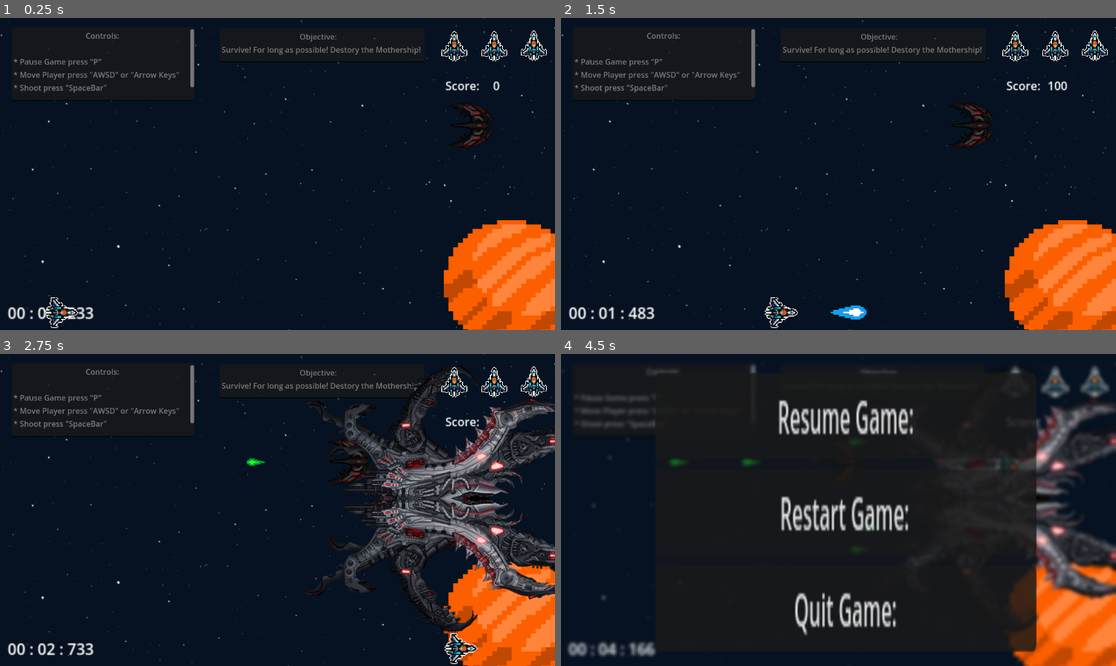
Above: before the commit, frames 1-4 (two rows, left to right).
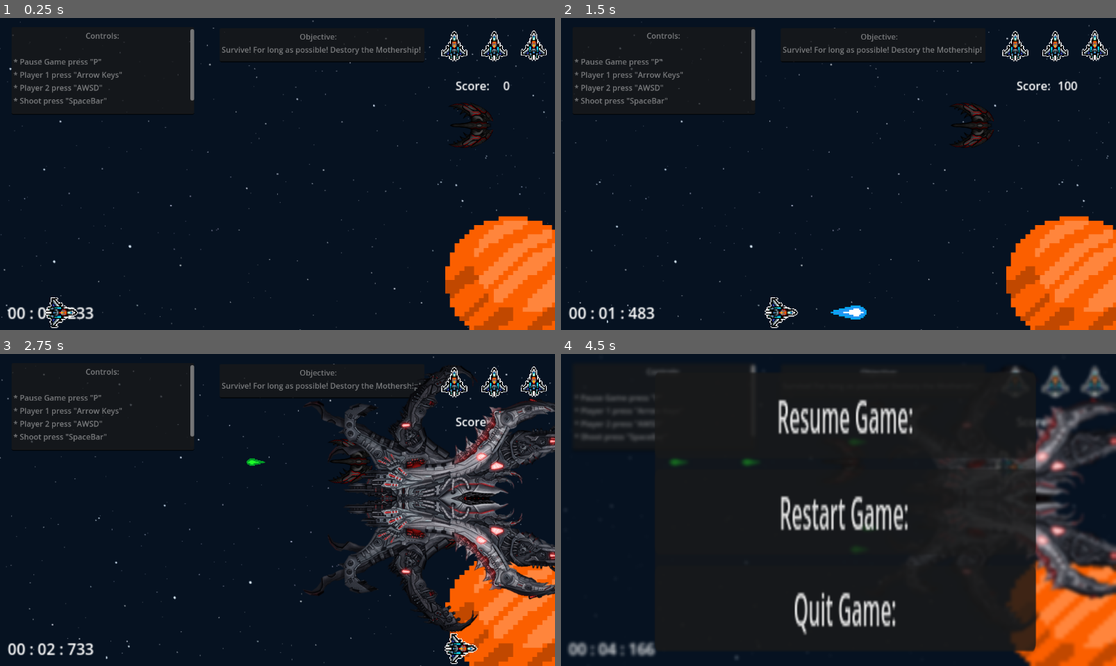
Above: after the commit, the same moments.

Repository: Yereeme/Space-Defenders-New
Game: Godot game, scene res://Game.tscn
The game is run twice, just before and just after one commit, with the same random seed, the same clock (stepped at 60 frames per second) and the same inputs. This scene is started directly instead of the project's main scene.
Inputs:
- Up to frame 1 (0.25 s): no input
- Up to frame 2 (1.5 s): tap Enter at 0.5 s; hold D (Right) 0.53-1.28 s; hold Space (Shoot) 0.53-1.28 s; hold S (Down) from 1.28 s (still down); tap Space (Shoot) at 1.35 s
- Up to frame 3 (2.75 s): release S (Down) at 2.03 s; hold D (Right) from 2.03 s (still down); hold Space (Shoot) from 2.03 s (still down)
- Up to frame 4 (4.5 s): release D (Right) at 2.78 s; release Space (Shoot) at 2.78 s; hold W (Up) 2.78-3.53 s; tap Space (Shoot) at 2.85, 4.35 s; hold Space (Shoot) 3.53-4.28 s; hold A (Left) from 3.53 s (still down); tap P (Pause Game) at 4.15 s

The runs differ from the first frame. In frame 1, 2.9% of the frame differs, in the area x 0-100%, y 0-100%; in frame 2, 3.0%; in frame 3, 2.2%; in frame 4, 3.7%, in the area x 0-100%, y 14-100%.
Error before the commit: Parse Error: Identifier "shield_powerup_scene" not declared in the current scope. (res://Items/powerup.gd:15)

Commit message:
Update 12/14/2024
Added Win screen, change sounds, added background movement! but still working getting it work correctly to be played from left side not right!

Diff:
--- a/Enemies/Scripts/mothership.gd
+++ b/Enemies/Scripts/mothership.gd
@@ -56,7 +56,7 @@
 	# Remove the mothership when defeated
 	print("Boss defeated!")
 	if current_health <= 0:
-		get_tree().change_scene_to_file("res://Game Over.tscn")
+		get_tree().change_scene_to_file("res://Win.tscn")
 		queue_free()
 
 func start_shooting() -> void:
--- a/Enemies/mothership.tscn
+++ b/Enemies/mothership.tscn
@@ -12,6 +12,7 @@
 [ext_resource type="Texture2D" uid="uid://dtymiftcb8eh6" path="res://Effects/Pixel explosion/pixelExplosion06.png" id="10_jn5mc"]
 [ext_resource type="Texture2D" uid="uid://c0l3hkcth2mpv" path="res://Effects/Pixel explosion/pixelExplosion07.png" id="11_a2acw"]
 [ext_resource type="Texture2D" uid="uid://km31j53j8qwe" path="res://Effects/Pixel explosion/pixelExplosion08.png" id="12_xotfo"]
+[ext_resource type="AudioStream" uid="uid://x8cvwhtp74r3" path="res://Sounds/Boss Intro.wav" id="13_wp12h"]
 
 [sub_resource type="RectangleShape2D" id="RectangleShape2D_fyt60"]
 size = Vector2(562, 642)
@@ -92,3 +93,8 @@
 animation = &"defeated"
 frame = 9
 frame_progress = 1.0
+
+[node name="AudioStreamPlayer2D" type="AudioStreamPlayer2D" parent="."]
+stream = ExtResource("13_wp12h")
+volume_db = 6.0
+autoplay = true
--- a/Game Over.gd
+++ b/Game Over.gd
@@ -1,7 +1,14 @@
 extends Control
-# Youtube tutorials URL:
+# Youtube tutorials URL: https://www.youtube.com/watch?v=AnlqaEh0jac&list=PLbSahu9sYUErP351x_acLNfnAkRrhZ19D&index=6
+# Creating Game Over Scene!
+# Youtube tutorials URL: https://www.youtube.com/watch?v=A5LZaTuIK7s&list=PLbSahu9sYUErP351x_acLNfnAkRrhZ19D&index=5
+# Creating Final Score and Timer system!
 
+var score: Label
 
+func _ready():
+	score = $HighScore
+	score.text = "High Score: " + str(Global.score)
 
 func _on_reset_pressed() -> void:
 	get_tree().change_scene_to_file("res://Game.tscn")
--- a/Game Over.tscn
+++ b/Game Over.tscn
@@ -1,9 +1,12 @@
-[gd_scene load_steps=5 format=3 uid="uid://jqulcx85qn4y"]
+[gd_scene load_steps=8 format=3 uid="uid://jqulcx85qn4y"]
 
 [ext_resource type="Script" path="res://Game Over.gd" id="1_k1dmf"]
 [ext_resource type="AudioStream" uid="uid://yun3dw4dju1y" path="res://Sounds/8-bit Game Over.wav" id="2_cv3ky"]
 [ext_resource type="Texture2D" uid="uid://bnx5v0l5w3kq5" path="res://Background/Space Background.png" id="2_ilwux"]
 [ext_resource type="Texture2D" uid="uid://cou577hsu7v75" path="res://Background/xetuna-planet.png" id="3_bljam"]
+[ext_resource type="Texture2D" uid="uid://dqvd8ut6f1c6h" path="res://Graphics/Boss.png" id="4_iabwe"]
+[ext_resource type="Texture2D" uid="uid://d0k5sy3sb8n" path="res://Effects/Pixel explosion/pixelExplosion02.png" id="5_7fph2"]
+[ext_resource type="Texture2D" uid="uid://uipk1g80jm13" path="res://Graphics/Enemies.png" id="6_1ob55"]
 
 [node name="Game Over" type="Control"]
 layout_mode = 3
@@ -17,7 +20,7 @@
 script = ExtResource("1_k1dmf")
 
 [node name="Background" type="Sprite2D" parent="."]
-position = Vector2(580, 346)
+position = Vector2(599, 339)
 scale = Vector2(1.325, 1.39259)
 texture = ExtResource("2_ilwux")
 
@@ -25,6 +28,53 @@
 position = Vector2(361.509, 150.798)
 scale = Vector2(0.416569, 0.371316)
 texture = ExtResource("3_bljam")
+
+[node name="Boss" type="Sprite2D" parent="Background"]
+position = Vector2(335.849, -69.6544)
+rotation = 1.57252
+scale = Vector2(0.718087, 0.754717)
+skew = -0.000163078
+texture = ExtResource("4_iabwe")
+
+[node name="PixelExplosion02" type="Sprite2D" parent="Background"]
+position = Vector2(-225.66, 32.3139)
+scale = Vector2(1.53302, 1.37699)
+texture = ExtResource("5_7fph2")
+
+[node name="Enemies2" type="Sprite2D" parent="Background"]
+position = Vector2(166.792, 163.006)
+rotation = 1.58676
+scale = Vector2(0.353875, 0.470827)
+skew = -0.00151205
+texture = ExtResource("6_1ob55")
+
+[node name="Enemies3" type="Sprite2D" parent="Background"]
+position = Vector2(-347.924, -13.6436)
+rotation = 1.58803
+scale = Vector2(0.343843, 0.432135)
+skew = 0.00640464
+texture = ExtResource("6_1ob55")
+
+[node name="Enemies5" type="Sprite2D" parent="Background"]
+position = Vector2(-357.736, 157.261)
+rotation = -4.67507
+scale = Vector2(0.307148, 0.378961)
+skew = -0.0150489
+texture = ExtResource("6_1ob55")
+
+[node name="Enemies4" type="Sprite2D" parent="Background"]
+position = Vector2(-276.981, -158.697)
+rotation = 1.58582
+scale = Vector2(0.291864, 0.399569)
+skew = -0.00824881
+texture = ExtResource("6_1ob55")
+
+[node name="Enemies" type="Sprite2D" parent="Background"]
+position = Vector2(-30.1888, -191.011)
+rotation = 1.55017
+scale = Vector2(0.327003, 0.455333)
+skew = 0.014403
+texture = ExtResource("6_1ob55")
 
 [node name="PanelContainer" type="PanelContainer" parent="."]
 self_modulate = Color(1, 1, 1, 0.529412)
@@ -68,7 +118,7 @@
 text = "Best Time: 00:00:000"
 vertical_alignment = 1
 
-[node name="High Score" type="Label" parent="."]
+[node name="HighScore" type="Label" parent="."]
 layout_mode = 0
 offset_left = 427.0
 offset_top = 462.0
--- a/Game.gd
+++ b/Game.gd
@@ -3,10 +3,18 @@
 
 @export var stopwatch_label : Label
 
+@onready var pb = $ParallaxBackground
+
 var stopwatch : Stopwatch
+var scroll_speed = 100
 
 func _process(delta):
 	update_stopwatch_label()
+
+	pb.scroll_offset.x += delta*scroll_speed
+	if pb.scroll_offset.x >= 960:
+		pb.scroll_offset.x = 0
+	print(pb.scroll_offset.x)
 
 func _ready():
 	stopwatch = get_tree().get_first_node_in_group("Stopwatch")
--- a/Game.tscn
+++ b/Game.tscn
@@ -7,7 +7,6 @@
 [ext_resource type="Script" path="res://UI/Score Label.gd" id="5_toc4t"]
 [ext_resource type="AudioStream" uid="uid://cnys56o6rnjd" path="res://Sounds/Game Music.wav" id="5_v3vho"]
 [ext_resource type="Texture2D" uid="uid://drw1eetuknjl0" path="res://Graphics/Players.png" id="6_is43n"]
-[ext_resource type="PackedScene" uid="uid://4gnws64nfh6m" path="res://Items/spawner_1.tscn" id="8_gopnc"]
 [ext_resource type="PackedScene" uid="uid://b4bmc0rhj75rn" path="res://Pause Menu/Pause Menu.tscn" id="10_v7yhh"]
 [ext_resource type="Script" path="res://UI/wave_manager.gd" id="11_barex"]
 [ext_resource type="PackedScene" uid="uid://chvjla11ng42j" path="res://Enemies/enemy.tscn" id="12_cer12"]
@@ -26,14 +25,21 @@
 script = ExtResource("1_hnkhj")
 stopwatch_label = NodePath("Stopwatch Label")
 
-[node name="Background" type="Sprite2D" parent="."]
+[node name="ParallaxBackground" type="ParallaxBackground" parent="."]
+
+[node name="ParallaxLayer" type="ParallaxLayer" parent="ParallaxBackground"]
+motion_offset = Vector2(-1, 0)
+motion_mirroring = Vector2(960, 0)
+
+[node name="Background" type="Sprite2D" parent="ParallaxBackground/ParallaxLayer"]
+texture_repeat = 2
 position = Vector2(582, 338)
 scale = Vector2(1.325, 1.39259)
 texture = ExtResource("2_mqjvd")
 
-[node name="Planet" type="Sprite2D" parent="Background"]
-position = Vector2(362.264, 153.67)
-scale = Vector2(0.416569, 0.371316)
+[node name="Planet" type="Sprite2D" parent="."]
+position = Vector2(1065, 544)
+scale = Vector2(0.551954, 0.517091)
 texture = ExtResource("3_edr7j")
 
 [node name="Stopwatch" parent="." instance=ExtResource("4_r3yj8")]
@@ -52,9 +58,9 @@
 vertical_alignment = 1
 
 [node name="Score Label" type="Label" parent="."]
-offset_left = 941.0
+offset_left = 962.0
 offset_top = 123.0
-offset_right = 1062.0
+offset_right = 1083.0
 offset_bottom = 151.0
 scale = Vector2(1.5, 1.5)
 text = "000"
@@ -83,11 +89,12 @@
 offset_left = 24.0
 offset_top = 19.0
 offset_right = 403.0
-offset_bottom = 172.0
+offset_bottom = 201.0
 text = "									Controls:
 
 * Pause Game press \"P\"
-* Move Player press \"AWSD\" or \"Arrow Keys\"
+* Player 1 press \"Arrow Keys\"
+* Player 2 press \"AWSD\"
 * Shoot press \"SpaceBar\"
 "
 editable = false
@@ -143,15 +150,11 @@
 rotation = -1.5708
 shape = SubResource("WorldBoundaryShape2D_tbfd0")
 
-[node name="Spawner1" parent="." instance=ExtResource("8_gopnc")]
-
 [node name="CanvasLayer" type="CanvasLayer" parent="."]
 
 [node name="PauseMenu" parent="CanvasLayer" instance=ExtResource("10_v7yhh")]
-offset_left = 1.0
-offset_top = 2.0
-offset_right = 1.0
-offset_bottom = 2.0
+offset_top = 1.0
+offset_bottom = 1.0
 
 [node name="Wave Manager" type="Node2D" parent="."]
 script = ExtResource("11_barex")
--- a/Items/powerup.gd
+++ /dev/null
@@ -1,25 +0,0 @@
-class_name Powerup
-extends Area2D
-#Thanks to CodeNMore
-@export var powerupMoveSpeed: float = 10
-@onready var spawn_points = []
-
-func _physics_process(delta: float) -> void:
-	position.y += powerupMoveSpeed * delta
-
-func create_collectable():
-	if spawn_points.size() == 0:
-		return
-
-	var spawn_point = spawn_points[randi() % spawn_points.size()]
-	var new_collectible = shield_powerup_scene.instantiate()
-	add_child(new_collectible)
-	new_collectible.position = spawn_point.position
-
-func _on_area_entered(area: Area2D) -> void:
-	if area.is_in_group("players"):
-		area.applyShield(area)
-		queue_free()
-
-func _on_visible_on_screen_notifier_2d_screen_exited() -> void:
-	queue_free()
--- a/Items/powerup.tscn
+++ /dev/null
@@ -1,23 +0,0 @@
-[gd_scene load_steps=5 format=3 uid="uid://cvgmjl7sqjiv8"]
-
-[ext_resource type="Script" path="res://Items/powerup.gd" id="1_pn03n"]
-[ext_resource type="Texture2D" uid="uid://c8y2han13fhjb" path="res://Graphics/Invisibility.png" id="1_qebrx"]
-[ext_resource type="AudioStream" uid="uid://dx4d13y4e04rq" path="res://Sounds/Invisbility.mp3" id="3_uiuyj"]
-
-[sub_resource type="RectangleShape2D" id="RectangleShape2D_du4cw"]
-size = Vector2(62, 110)
-
-[node name="Powerup" type="Area2D"]
-script = ExtResource("1_pn03n")
-powerupMoveSpeed = null
-
-[node name="Sprite2D" type="Sprite2D" parent="."]
-scale = Vector2(0.175833, 0.170833)
-texture = ExtResource("1_qebrx")
-
-[node name="CollisionShape2D" type="CollisionShape2D" parent="."]
-position = Vector2(-3, -3)
-shape = SubResource("RectangleShape2D_du4cw")
-
-[node name="AudioStreamPlayer2D" type="AudioStreamPlayer2D" parent="."]
-stream = ExtResource("3_uiuyj")
--- a/Items/shield_powerup.gd
+++ /dev/null
@@ -1,10 +0,0 @@
-extends Powerup
-#Thanks to CodeNMore
-@export var shieldTime: float = 6
-
-
-func _on_body_entered(body: Node2D) -> void:
-	print("Bullet collided with:", body)  # Debug to verify collision
-	if body.is_in_group("players"):  # Check if it hit the player
-		body.applyShield()  # Call the player's take_damage function
-		queue_free()
--- a/Items/shield_powerup.tscn
+++ /dev/null
@@ -1,10 +0,0 @@
-[gd_scene load_steps=3 format=3 uid="uid://dm8ua4ntfxbyh"]
-
-[ext_resource type="PackedScene" uid="uid://cvgmjl7sqjiv8" path="res://Items/powerup.tscn" id="1_eqs5k"]
-[ext_resource type="Script" path="res://Items/shield_powerup.gd" id="2_o3lhv"]
-
-[node name="ShieldPowerup" instance=ExtResource("1_eqs5k")]
-script = ExtResource("2_o3lhv")
-shieldTime = null
-
-[connection signal="body_entered" from="." to="." method="_on_body_entered"]
--- /dev/null
+++ b/Win.gd
@@ -0,0 +1,20 @@
+extends Control
+
+var score: Label
+
+func _ready():
+	score = $HighScore
+	score.text = "High Score: " + str(Global.score)
+
+func resume():
+	get_tree().paused = false
+
+func _on_resume_pressed() -> void:
+	resume()
+
+func _on_restart_pressed() -> void:
+	get_tree().change_scene_to_file("res://Game.tscn")
+# Run back to main game scene! "Restart"
+
+func _on_quit_pressed() -> void:
+	get_tree().quit()
--- /dev/null
+++ b/Win.tscn
@@ -0,0 +1,78 @@
+[gd_scene load_steps=3 format=3 uid="uid://dxpp6a3ro7tdl"]
+
+[ext_resource type="Script" path="res://Win.gd" id="1_rlyis"]
+[ext_resource type="AudioStream" uid="uid://njygkscvb35p" path="res://Sounds/Win.wav" id="2_0a203"]
+
+[node name="Win" type="Control"]
+layout_mode = 3
+anchors_preset = 15
+anchor_right = 1.0
+anchor_bottom = 1.0
+offset_left = -1.0
+offset_top = 3.0
+offset_right = -1.0
+offset_bottom = 3.0
+grow_horizontal = 2
+grow_vertical = 2
+script = ExtResource("1_rlyis")
+
+[node name="PanelContainer" type="PanelContainer" parent="."]
+self_modulate = Color(1, 1, 1, 0.470588)
+layout_mode = 0
+offset_left = 315.0
+offset_top = 204.0
+offset_right = 867.0
+offset_bottom = 341.0
+
+[node name="VBoxContainer" type="VBoxContainer" parent="PanelContainer"]
+layout_mode = 2
+
+[node name="Label" type="Label" parent="PanelContainer/VBoxContainer"]
+layout_mode = 2
+text = "Game Over! You Win! You have protected the galaxy! :)"
+horizontal_alignment = 1
+vertical_alignment = 1
+
+[node name="Resume" type="Button" parent="PanelContainer/VBoxContainer"]
+layout_mode = 2
+text = "Resume Game!"
+
+[node name="Restart" type="Button" parent="PanelContainer/VBoxContainer"]
+layout_mode = 2
+text = "Restart Game!"
+
+[node name="Quit" type="Button" parent="PanelContainer/VBoxContainer"]
+layout_mode = 2
+text = "Quit Game!"
+
+[node name="Stopwatch" type="Label" parent="." groups=["Game"]]
+layout_mode = 1
+anchors_preset = 2
+anchor_top = 1.0
+anchor_bottom = 1.0
+offset_left = 432.0
+offset_top = -213.0
+offset_right = 590.0
+offset_bottom = -188.0
+grow_vertical = 0
+scale = Vector2(2, 2)
+text = "Best Time: 00:00:000"
+vertical_alignment = 1
+
+[node name="HighScore" type="Label" parent="."]
+layout_mode = 0
+offset_left = 401.0
+offset_top = 368.0
+offset_right = 581.0
+offset_bottom = 391.0
+scale = Vector2(2, 2)
+text = "High Score:"
+
+[node name="AudioStreamPlayer2D" type="AudioStreamPlayer2D" parent="."]
+stream = ExtResource("2_0a203")
+volume_db = 3.0
+autoplay = true
+
+[connection signal="pressed" from="PanelContainer/VBoxContainer/Resume" to="." method="_on_resume_pressed"]
+[connection signal="pressed" from="PanelContainer/VBoxContainer/Restart" to="." method="_on_restart_pressed"]
+[connection signal="pressed" from="PanelContainer/VBoxContainer/Quit" to="." method="_on_quit_pressed"]
Not shown: 1 places in Enemies/mothership.tscn that only renumber resources
Not shown: 1 places in Game.tscn that only renumber resources
Not shown, removed: Sounds/Invisbility.mp3.import
Not shown, added: Sounds/Win.wav.import
Not shown, changed: .gitignore
Not shown, added: Gam7BB4.tmp
Not shown, added: Items/spa8D42.tmp
Not shown, removed: Sounds/Invisbility.mp3
Not shown, added: Sounds/Win.wav
